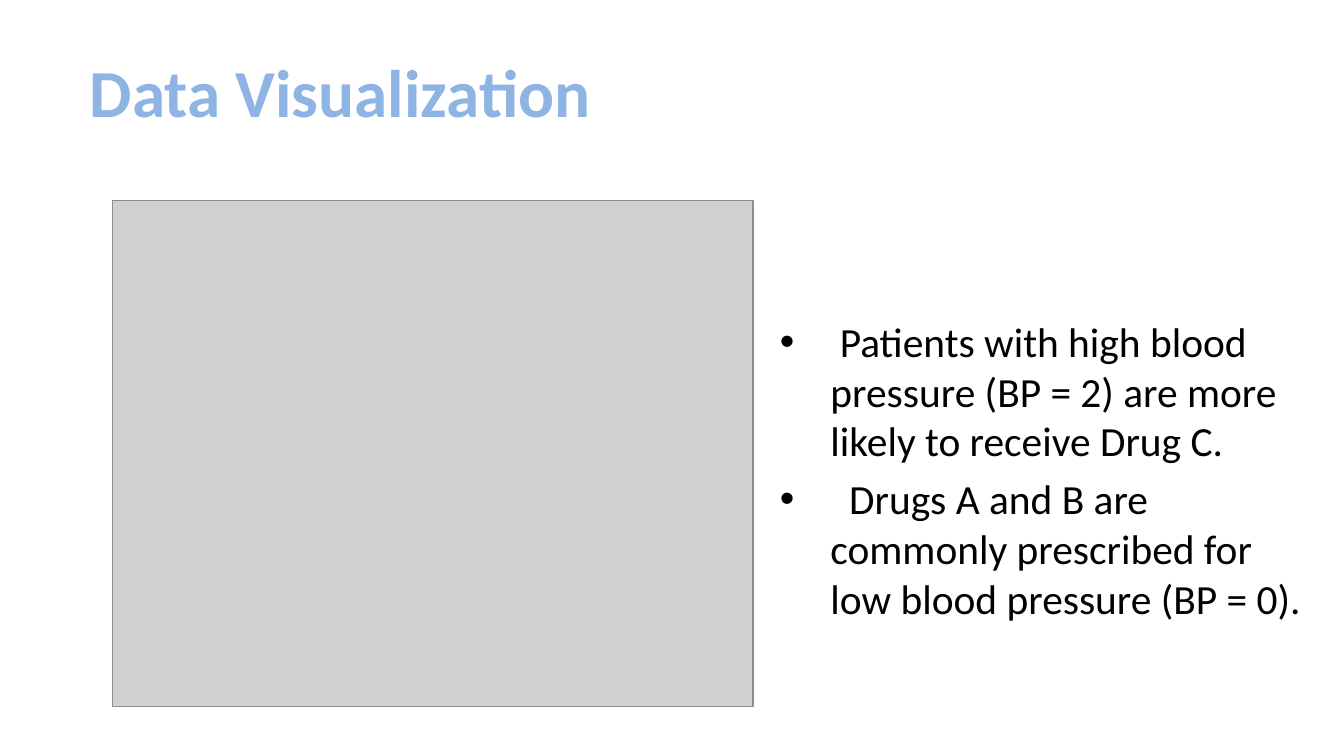
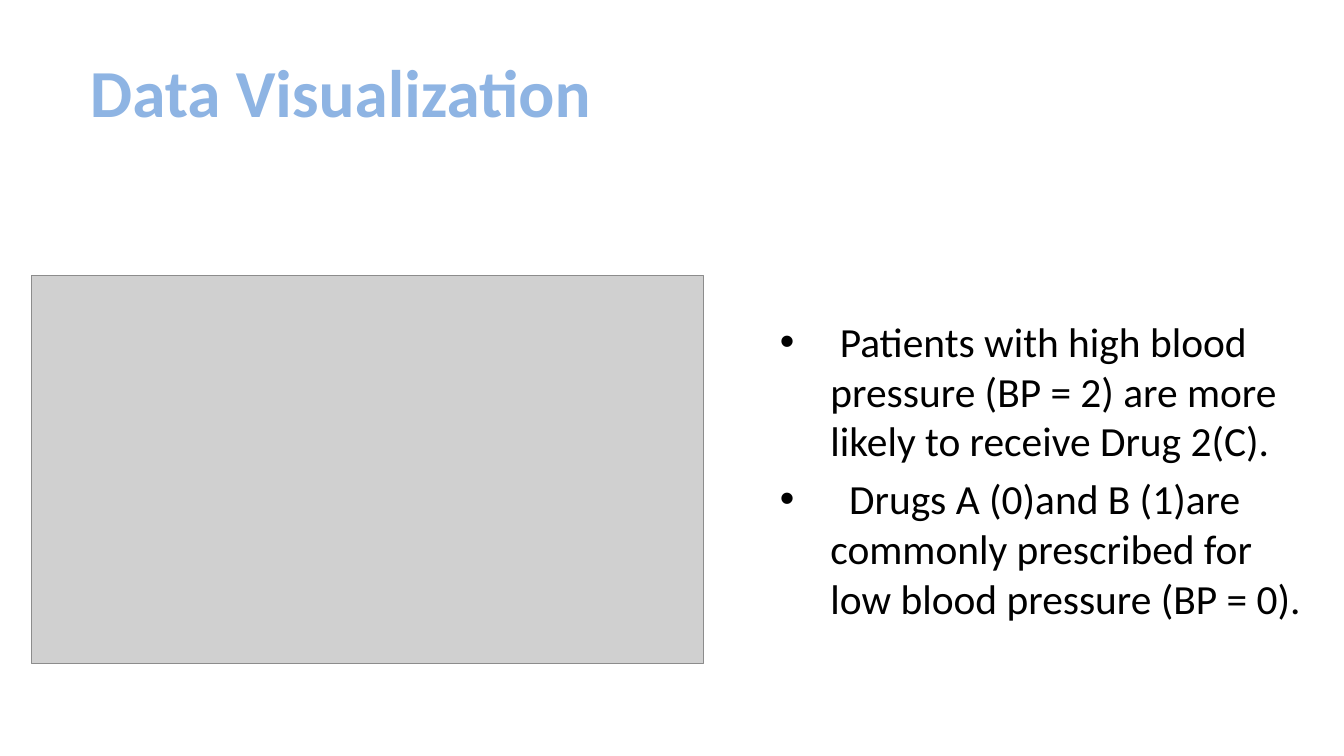
Before and after one commit to Nmwangu2/Phase3_project, a slide deck: slide 11 of Phase3_Project.pptx. Drawn at 1344x756 pixels with LibreOffice and Linux fonts; fonts in the diff are those of the drawing; grey boxes stand for pictures; background and template pictures are left out. Boxes give left, top, right and bottom in pixels: in the first picture for what was removed or moved away, otherwise in the second. Text is boxed around its words. In the diff, an @@ line names an element or a change of style, - is before the commit and + after.

```diff
--- a/Phase3_Project.pptx
+++ b/Phase3_Project.pptx
@@ picture: place and size @@
-picture at box(113, 200, 754, 706)
+picture at box(31, 276, 703, 664)
@@ text at box(830, 328, 1301, 621): text changed @@
-• Patients with high blood pressure (BP = 2) are more likely to receive Drug C.
-• Drugs A and B are commonly prescribed for low blood pressure (BP = 0).
+• Patients with high blood pressure (BP = 2) are more likely to receive Drug 2(C).
+• Drugs A (0)and B (1)are commonly prescribed for low blood pressure (BP = 0).
```
Also in this commit, not shown: 3 other slides changed, 4 other files.
